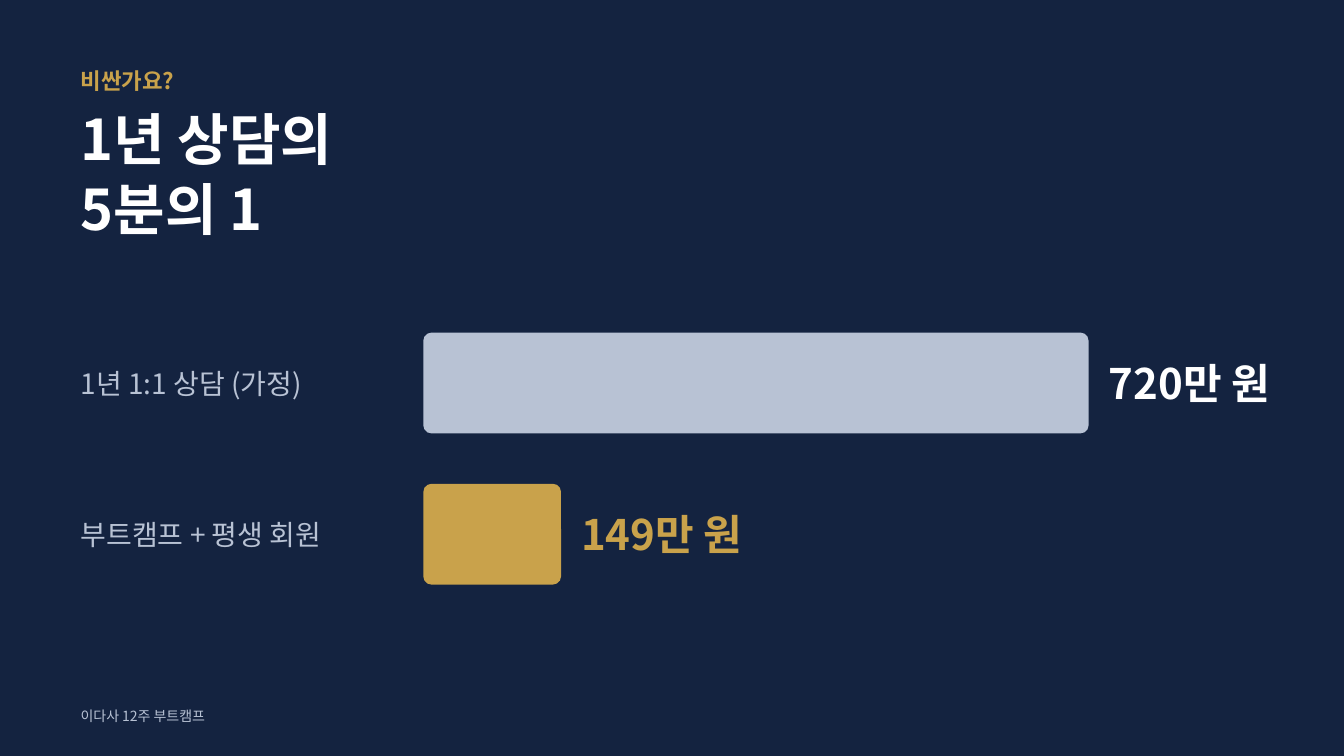
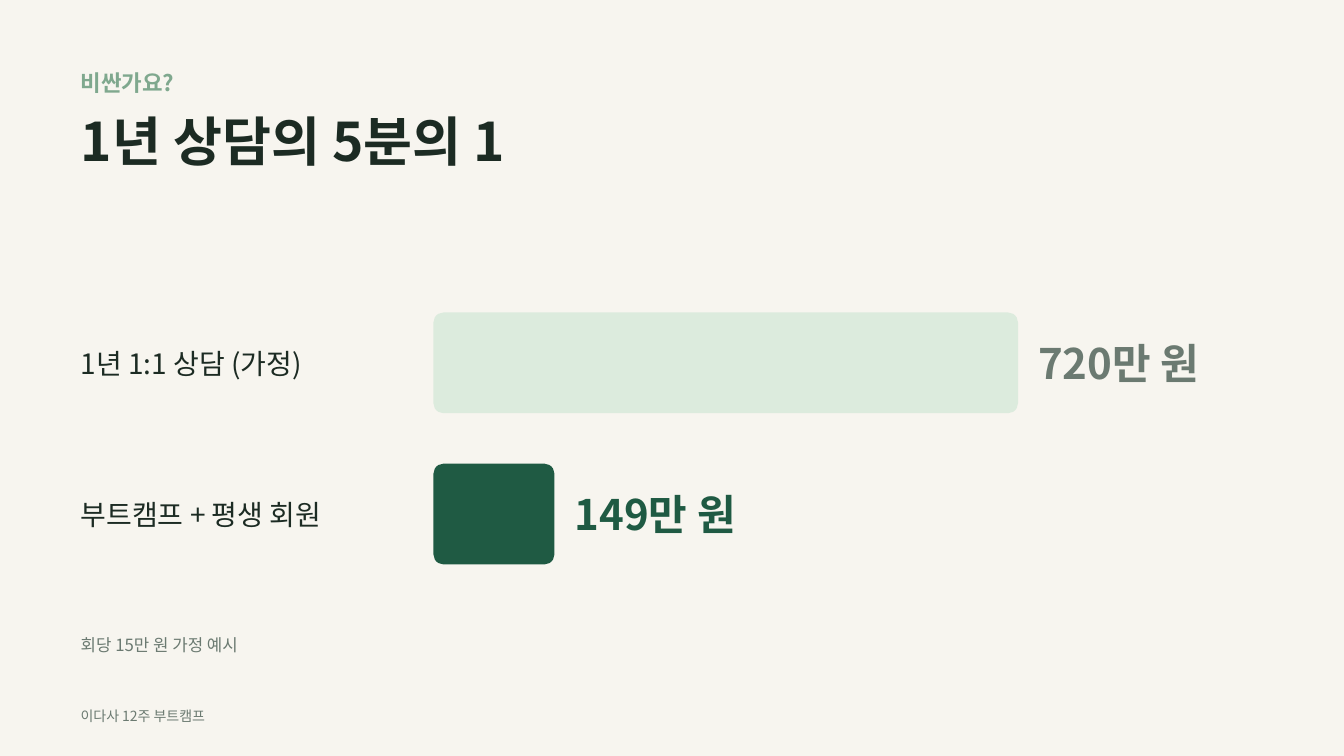
Before and after one commit to wnsgh55811-boop/speed, a slide deck: slide 26 of idasa-ot/이다사_12주부트캠프_OT.pptx (slide 18 before the commit). Drawn at 1344x756 pixels with LibreOffice and Linux fonts; fonts in the diff are those of the drawing. Boxes give left, top, right and bottom in pixels: in the first picture for what was removed or moved away, otherwise in the second. Text is boxed around its words. In the diff, an @@ line names an element or a change of style, - is before the commit and + after.

```diff
--- a/idasa-ot/이다사_12주부트캠프_OT.pptx
+++ b/idasa-ot/이다사_12주부트캠프_OT.pptx
@@ background #142340 to #F7F5EF @@
@@ text "비싼가요?" at (81,72,175,93): text colour #C9A24B to #7FA88E @@
@@ title at (81,116,505,166): text changed; size 40 to 38 pt; text colour #FFFFFF to #1C2B23 @@
-1년 상담의
-5분의 1
+1년 상담의 5분의 1
@@ text "1년 1:1 상담 (가정)": place and size @@
-text "1년 1:1 상담 (가정)" at (81,371,302,400)
+text "1년 1:1 상담 (가정)" at (81,351,302,380)
@@ text "1년 1:1 상담 (가정)" at (81,351,302,380): text colour #B8C2D4 to #1C2B23 @@
@@ rounded rectangle: place and size @@
-rounded rectangle at (423,333,1089,434)
+rounded rectangle at (434,313,1018,413)
@@ rounded rectangle at (434,313,1018,413): fill #B8C2D4 to #DCEBDD; proportions changed @@
@@ text "720만 원": place and size @@
-text "720만 원" at (1109,363,1270,402)
+text "720만 원" at (1038,344,1200,382)
@@ text "720만 원" at (1038,344,1200,382): text colour #FFFFFF to #6B7A71 @@
@@ text "부트캠프 + 평생 회원" at (81,502,322,528): text colour #B8C2D4 to #1C2B23 @@
@@ text "부트캠프 + 평생 회원": place and size @@
-text "부트캠프 + 평생 회원" at (81,522,322,547)
+text "부트캠프 + 평생 회원" at (81,502,322,528)
@@ rounded rectangle: place and size @@
-rounded rectangle at (423,484,562,585)
+rounded rectangle at (434,464,555,565)
@@ rounded rectangle at (434,464,555,565): fill #C9A24B to #1F5A43; proportions changed @@
@@ text "149만 원": place and size @@
-text "149만 원" at (581,515,743,553)
+text "149만 원" at (575,495,736,533)
@@ text "149만 원" at (575,495,736,533): text colour #C9A24B to #1F5A43 @@
@@ text added at (81,637,238,653), 12 pt, text #6B7A71 @@
+회당 15만 원 가정 예시
@@ text "이다사 12주 부트캠프" at (81,709,205,722): text colour #B8C2D4 to #6B7A71 @@
```
Also in this commit, not shown: 16 other slides changed, 14 slides added, 6 slides removed, 3 other files.
